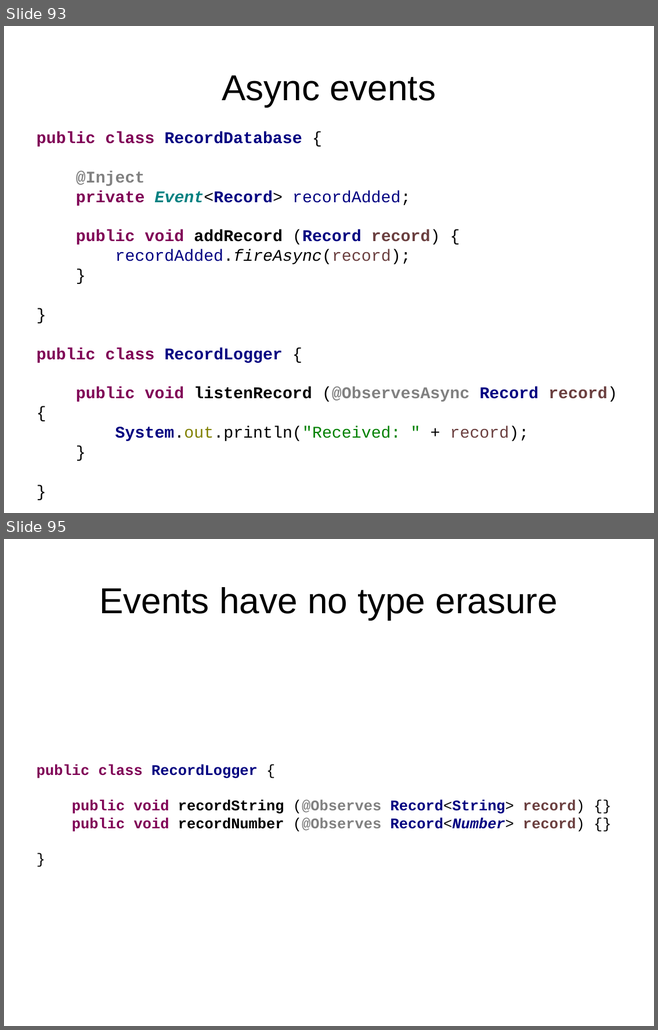
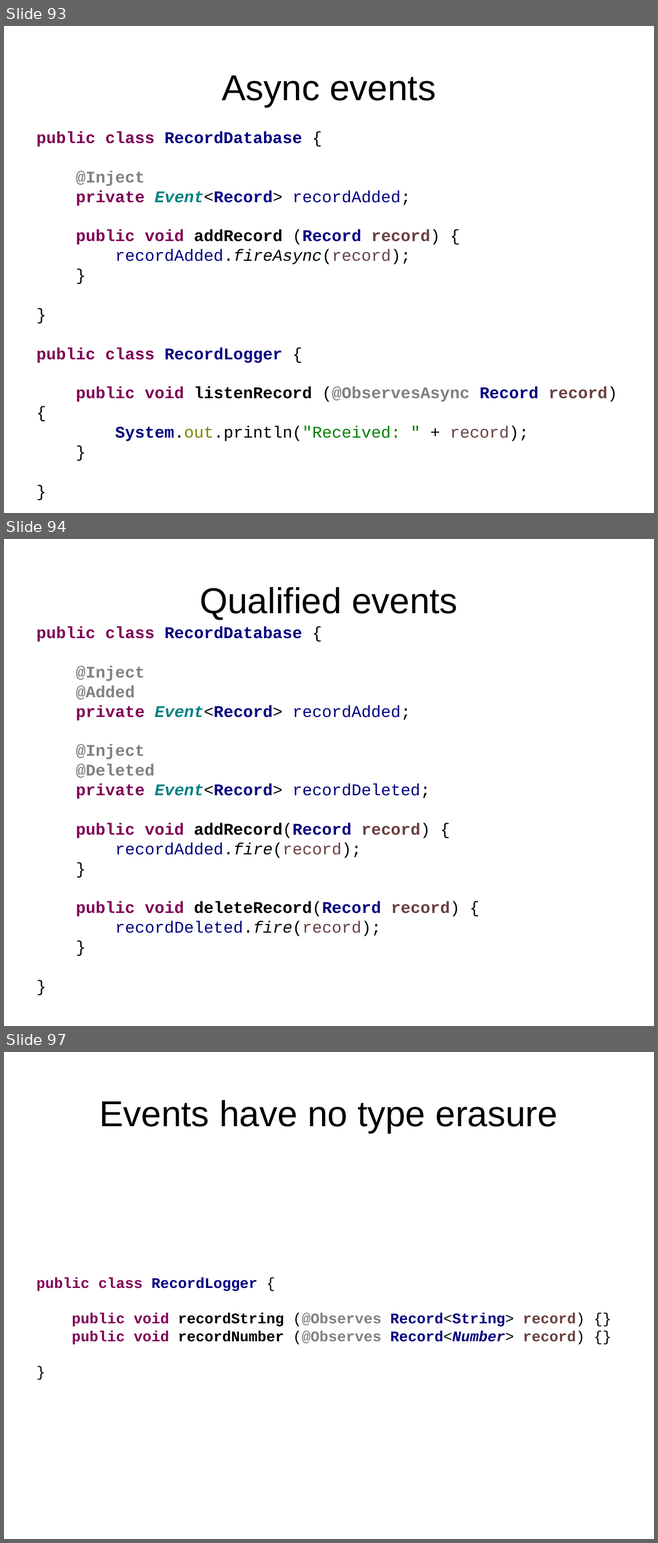
Before and after one commit to FrigoCoder/CDI, a slide deck: CDI.odp. Shown one above the other, each under a label of ours: slides 93 and 95 before the commit, slides 93, 94 and 97 after it; the slides between them are not shown. The pictures are 658x1030 and 658x1543 pixels, drawn with LibreOffice and Linux fonts; fonts in the diff are those of the drawing. Boxes give left, top, right and bottom in pixels: in the first picture for what was removed or moved away, otherwise in the second. Text is boxed around its words. In the diff, an @@ line names an element or a change of style, - is before the commit and + after.

```diff
--- a/CDI.odp
+++ b/CDI.odp
@@ slide 94 added at <box>4,539,654,1026</box>, background #FFFFFF @@
@@ title added at <box>199,587,458,620</box>, 44 pt, text #000000 @@
+Qualified events
@@ text added at <box>36,627,460,936</box>, 20 pt, text #000080, bold @@
+public class RecordDatabase {
+@Inject
+@Added
+private Event<Record> recordAdded;
+@Inject
+@Deleted
+private Event<Record> recordDeleted;
+public void addRecord(Record record) {
+recordAdded.fire(record);
+}
+public void deleteRecord(Record record) {
+recordDeleted.fire(record);
+}
+}
@@ what was slide 95 is now slide 97 @@
```
Also in this commit, not shown: 1 slide changed, 1 other slide added.
